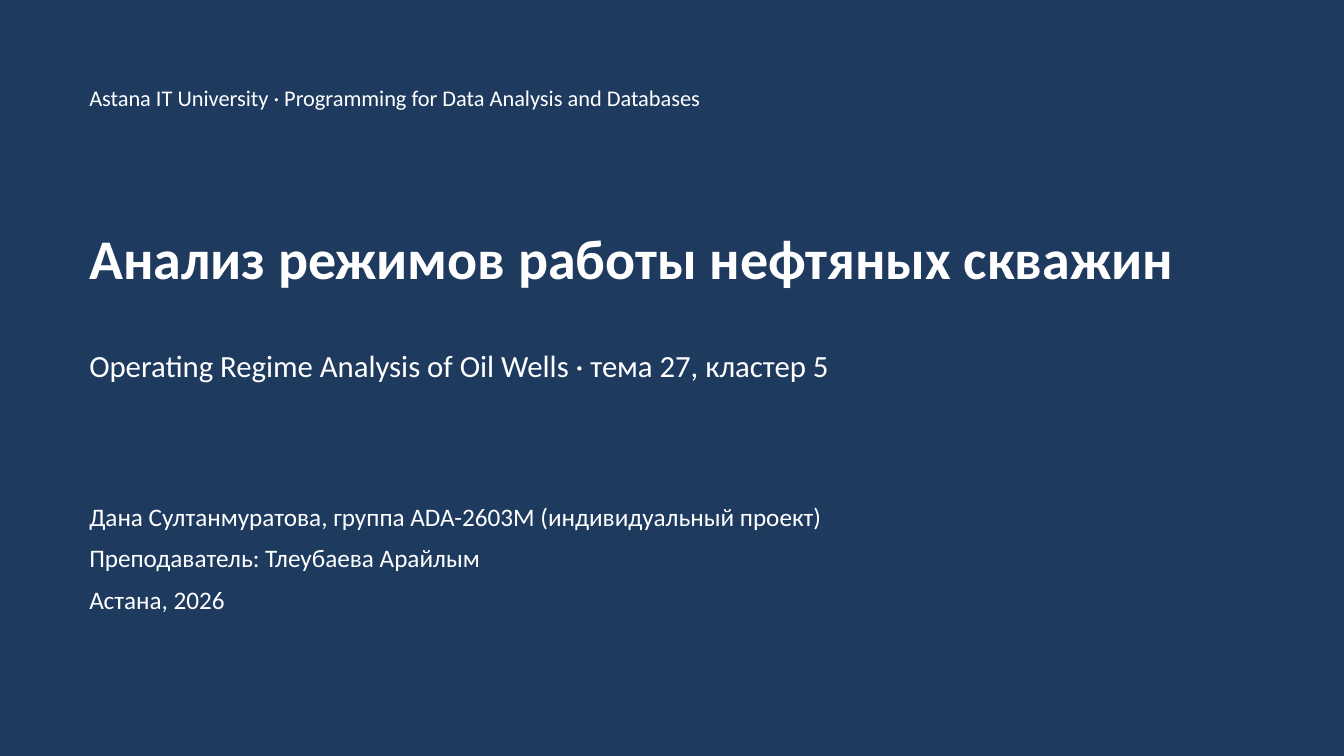
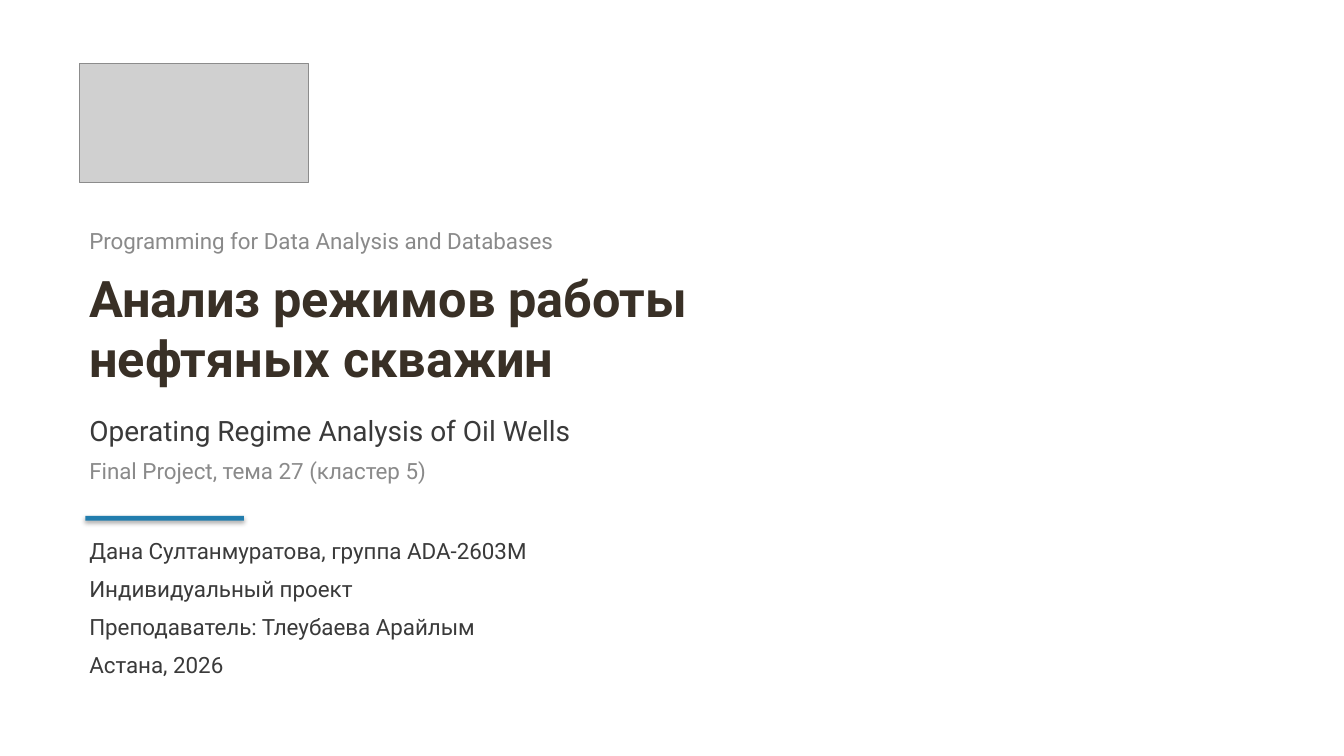
Before and after one commit to dsultless/oil_well_regimes, a slide deck: slide 1 of reports/Final_Project_Presentation_Sultanmuratova.pptx. Drawn at 1344x756 pixels with LibreOffice and Linux fonts; fonts in the diff are those of the drawing; grey boxes stand for pictures. Boxes give left, top, right and bottom in pixels: in the first picture for what was removed or moved away, otherwise in the second. Text is boxed around its words. In the diff, an @@ line names an element or a change of style, - is before the commit and + after.

Commit message:
Presentation: new layout with university logo, IBM Plex Sans, no footer

```diff
--- a/reports/Final_Project_Presentation_Sultanmuratova.pptx
+++ b/reports/Final_Project_Presentation_Sultanmuratova.pptx
@@ rectangle removed at (0, 0, 1344, 756) @@
@@ picture added at (80, 64, 310, 182) @@
@@ text at (89, 232, 553, 254): text changed; font Calibri to Roboto; text colour #FFFFFF to #8A8A8A @@
-Astana IT University · Programming for Data Analysis and Databases
+Programming for Data Analysis and Databases
@@ text at (89, 278, 687, 388): text changed; size 40 to 36 pt; font Calibri to Roboto; text colour #FFFFFF to #393026 @@
-Анализ режимов работы нефтяных скважин
+Анализ режимов работы
+нефтяных скважин
@@ text at (89, 419, 570, 447): text changed; size 22 to 20 pt; font Calibri to Roboto; text colour #FFFFFF to #3A3A3A @@
-Operating Regime Analysis of Oil Wells · тема 27, кластер 5
+Operating Regime Analysis of Oil Wells
@@ text added at (89, 461, 426, 484), 16 pt, text #8A8A8A @@
+Final Project, тема 27 (кластер 5)
@@ text "Дана Султанмуратова, группа ADA-2603M": place and size @@
-text "Дана Султанмуратова, группа ADA-2603M" at (89, 507, 821, 612)
+text "Дана Султанмуратова, группа ADA-2603M" at (89, 543, 526, 676)
@@ rectangle added at (86, 516, 244, 521), fill #227DAD @@
@@ text at (89, 543, 526, 602): text changed; size 18 to 16 pt; font Calibri to Roboto; text colour #FFFFFF to #3A3A3A @@
-Дана Султанмуратова, группа ADA-2603M (индивидуальный проект)
+Дана Султанмуратова, группа ADA-2603M
+Индивидуальный проект
@@ text at (89, 618, 475, 676): size 18 to 16 pt, font Calibri to Roboto, text colour #FFFFFF to #3A3A3A in "Преподаватель: Тлеубаева Арайлым", "Астана, 2026" @@
```
Also in this commit, not shown: 13 other slides changed, 1 other file.
